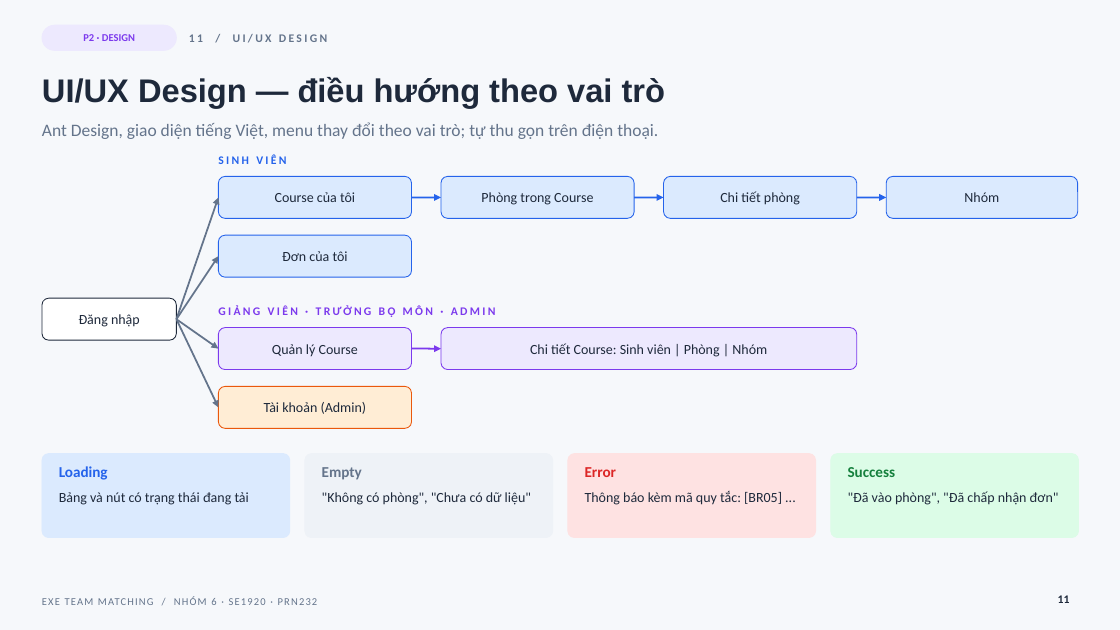
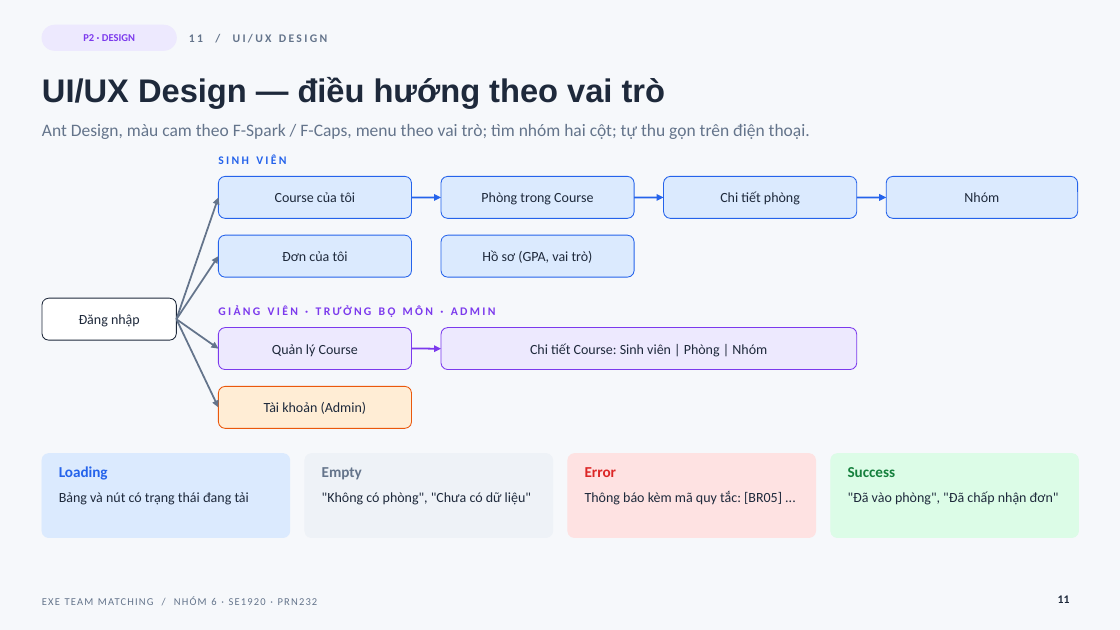
Before and after one commit to co-duong-hao/PRN232_Final, a slide deck: slide 11 of docs/slides/EXE_Team_Matching_Nhom6.pptx. Drawn at 1120x630 pixels with LibreOffice and Linux fonts; fonts in the diff are those of the drawing. Boxes give left, top, right and bottom in pixels: in the first picture for what was removed or moved away, otherwise in the second. Text is boxed around its words. In the diff, an @@ line names an element or a change of style, - is before the commit and + after.

```diff
--- a/docs/slides/EXE_Team_Matching_Nhom6.pptx
+++ b/docs/slides/EXE_Team_Matching_Nhom6.pptx
@@ text at (42, 124, 810, 139): text changed @@
-Ant Design, giao diện tiếng Việt, menu thay đổi theo vai trò; tự thu gọn trên điện thoại.
+Ant Design, màu cam theo F-Spark / F-Caps, menu theo vai trò; tìm nhóm hai cột; tự thu gọn trên điện thoại.
@@ rounded rectangle added at (441, 235, 634, 277), fill #DBEAFE, outline #2563EB 0.75 pt @@
@@ text added at (482, 250, 593, 263), 12 pt, text #1E293B @@
+Hồ sơ (GPA, vai trò)
```
Also in this commit, not shown: 12 other slides changed, 1 slide added, 2 other files.
